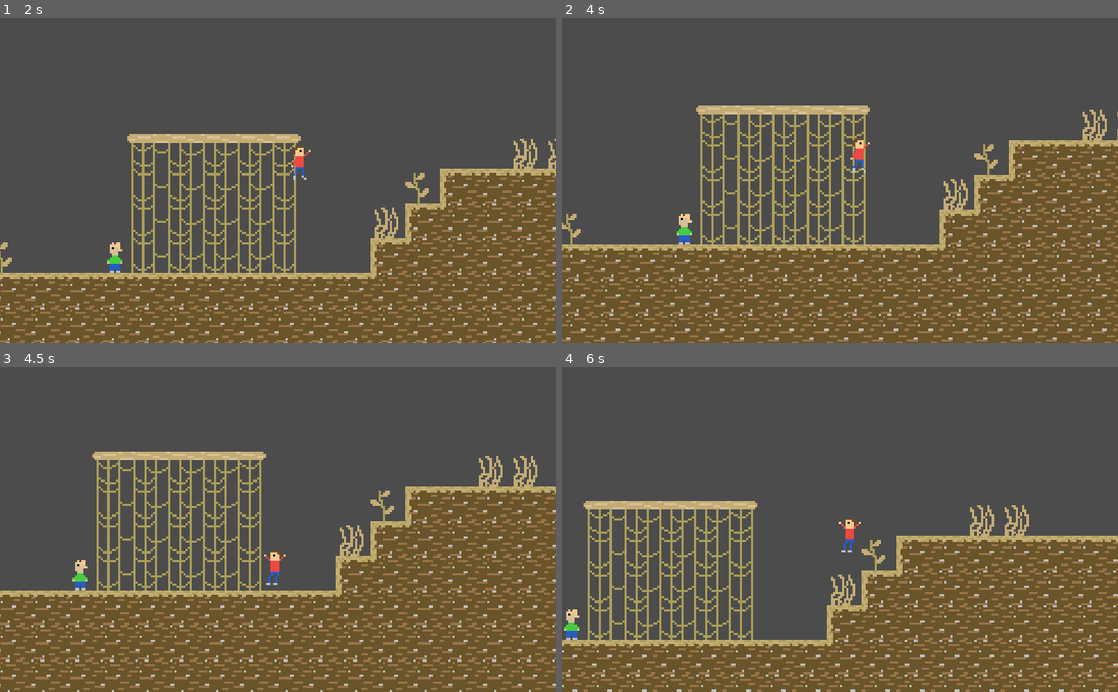
Above: before the commit, frames 1-4 (two rows, left to right).
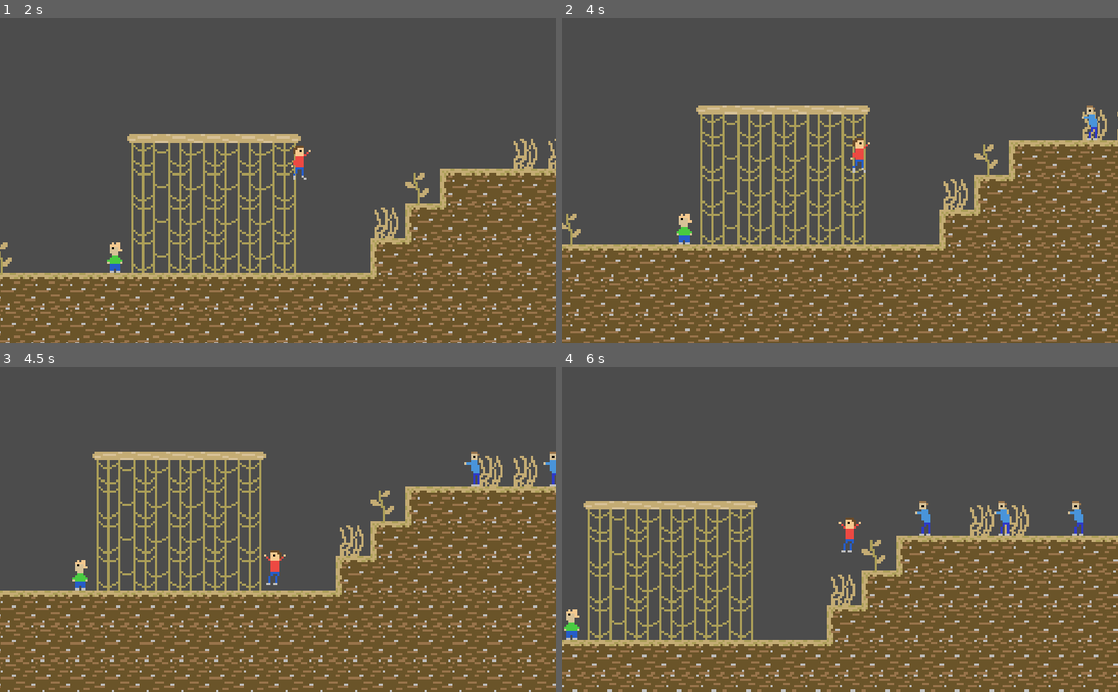
Above: after the commit, the same moments.

Repository: DucksAreMammals/WaterCollector
Game: Godot game, scene res://Scenes/Level.tscn
Two runs of this game, one before a commit and one after it. Both use one fixed random seed, a clock stepped at 60 frames per second and the inputs below.
Inputs:
- Up to frame 1 (2 s): hold X (run) 0.53-1.28 s; hold Right (right) from 0.53 s (still down); tap C (jump) at 0.77, 0.8, 1.07, 1.35, 1.52, 1.82 s; tap X (run) at 1.55 s
- Up to frame 2 (4 s): release Right (right) at 2.03 s; hold Left (left) 2.03-2.78 s; hold X (run) 2.03-2.78 s; tap C (jump) at 2.3, 3.02, 3.32 s; hold Right (right) from 2.78 s (still down); tap X (run) at 2.85 s; hold C (jump) from 3.53 s (still down)
- Up to frame 3 (4.5 s): release Right (right) at 4.28 s; release C (jump) at 4.28 s; hold Left (left) from 4.28 s (still down); tap X (run) at 4.35 s
- Up to frame 4 (6 s): tap C (jump) at 4.52, 4.82, 5.3, 5.85 s; release Left (left) at 5.03 s; hold Right (right) 5.03-5.78 s; hold X (run) 5.03-5.78 s; hold Left (left) from 5.78 s (still down)

Frame 1 is identical in both runs. In frame 2, 0.1% of the frame differs, in the area x 93-97%, y 26-38%; in frame 3, 0.2%; in frame 4, 0.4%, in the area x 63-94%, y 41-52%.

Commit message:
Added enemy art

Diff:
--- a/Scenes/Enemy.tscn
+++ b/Scenes/Enemy.tscn
@@ -1,10 +1,34 @@
-[gd_scene load_steps=4 format=2]
+[gd_scene load_steps=9 format=2]
 
 [ext_resource path="res://Scripts/Enemy.gd" type="Script" id=1]
-[ext_resource path="res://Sprites/PlayerAnimation.tres" type="SpriteFrames" id=2]
+[ext_resource path="res://Sprites/Enemy.png" type="Texture" id=2]
 
 [sub_resource type="RectangleShape2D" id=1]
 extents = Vector2( 8, 31.8959 )
+
+[sub_resource type="AtlasTexture" id=2]
+atlas = ExtResource( 2 )
+region = Rect2( 0, 0, 16, 16 )
+
+[sub_resource type="AtlasTexture" id=3]
+atlas = ExtResource( 2 )
+region = Rect2( 16, 0, 16, 16 )
+
+[sub_resource type="AtlasTexture" id=4]
+atlas = ExtResource( 2 )
+region = Rect2( 0, 16, 16, 16 )
+
+[sub_resource type="AtlasTexture" id=5]
+atlas = ExtResource( 2 )
+region = Rect2( 16, 16, 16, 16 )
+
+[sub_resource type="SpriteFrames" id=6]
+animations = [ {
+"frames": [ SubResource( 2 ), SubResource( 3 ), SubResource( 4 ), SubResource( 5 ) ],
+"loop": true,
+"name": "walk",
+"speed": 6.0
+} ]
 
 [node name="Enemy" type="KinematicBody2D"]
 script = ExtResource( 1 )
@@ -15,9 +39,9 @@
 
 [node name="AnimatedSprite" type="AnimatedSprite" parent="."]
 scale = Vector2( 4, 4 )
-frames = ExtResource( 2 )
-animation = "run"
-frame = 4
+frames = SubResource( 6 )
+animation = "walk"
+frame = 1
 playing = true
 
 [node name="RayCastRight" type="RayCast2D" parent="."]
--- a/Scenes/Player.tscn
+++ b/Scenes/Player.tscn
@@ -1,6 +1,6 @@
 [gd_scene load_steps=5 format=2]
 
-[ext_resource path="res://Sprites/PlayerAnimation.tres" type="SpriteFrames" id=1]
+[ext_resource path="res://Animation/PlayerAnimation.tres" type="SpriteFrames" id=1]
 [ext_resource path="res://Scripts/Player.gd" type="Script" id=2]
 [ext_resource path="res://Scripts/Camera.gd" type="Script" id=3]
 
--- a/Scripts/Enemy.gd
+++ b/Scripts/Enemy.gd
@@ -5,7 +5,7 @@
 
 var velocity := Vector2.ZERO
 var snapping := Vector2.DOWN * 15
-var direction := 1
+var direction := -1
 
 onready var raycast_left := $RayCastLeft
 onready var raycast_right := $RayCastRight
--- a/Scripts/Player.gd
+++ b/Scripts/Player.gd
@@ -93,7 +93,7 @@
 
 	# Handle hitting ceiling
 	if is_on_ceiling():
-		jump_continue = 0
+		jump_continue = 0;
 
 	# Handle bouncing off of enemies
 	if bounce.length_squared() > 0:
Renamed: Sprites/PlayerAnimation.tres -> Animation/PlayerAnimation.tres
Binary file added: Sprites/Enemy.png
Not shown, added: Sprites/Enemy.png.import
